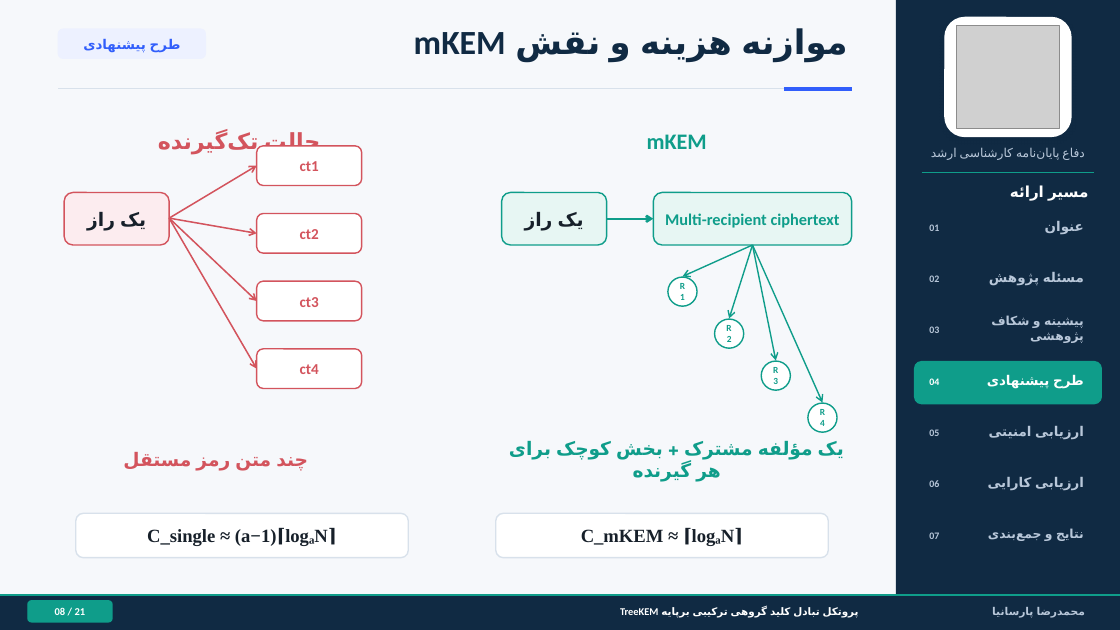
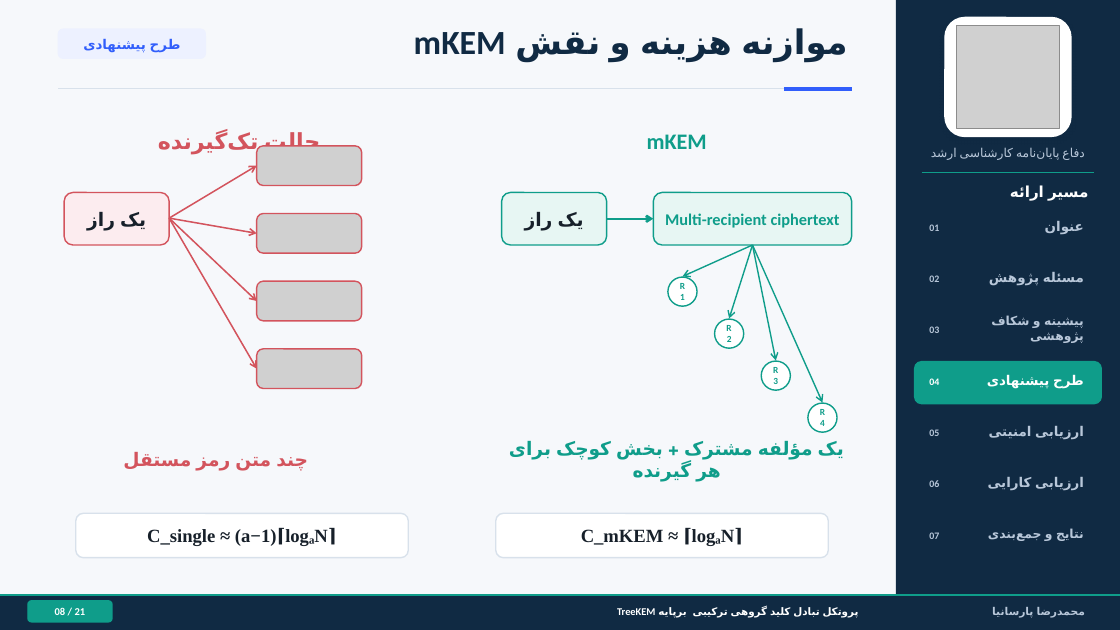
Before and after one commit to Parsania80/Master-Hybrid-MLS, a slide deck: slide 8 of ترم 4/DefensePowerPoint/Thesis_Defense_Final.pptx. Drawn at 1120x630 pixels with LibreOffice and Linux fonts; fonts in the diff are those of the drawing; grey boxes stand for pictures. Boxes give left, top, right and bottom in pixels: in the first picture for what was removed or moved away, otherwise in the second. Text is boxed around its words. In the diff, an @@ line names an element or a change of style, - is before the commit and + after.

```diff
--- a/ترم 4/DefensePowerPoint/Thesis_Defense_Final.pptx
+++ b/ترم 4/DefensePowerPoint/Thesis_Defense_Final.pptx
@@ rounded rectangle removed at (x1=257, y1=146, x2=362, y2=186) @@
-ct1
@@ picture added at (x1=257, y1=146, x2=362, y2=186) @@
@@ rounded rectangle removed at (x1=257, y1=213, x2=362, y2=253) @@
-ct2
@@ picture added at (x1=257, y1=213, x2=362, y2=253) @@
@@ rounded rectangle removed at (x1=257, y1=281, x2=362, y2=321) @@
-ct3
@@ picture added at (x1=257, y1=281, x2=362, y2=321) @@
@@ rounded rectangle removed at (x1=257, y1=349, x2=362, y2=388) @@
-ct4
@@ picture added at (x1=257, y1=349, x2=362, y2=388) @@
```
Also in this commit, not shown: 16 other slides changed, 1 other file.
